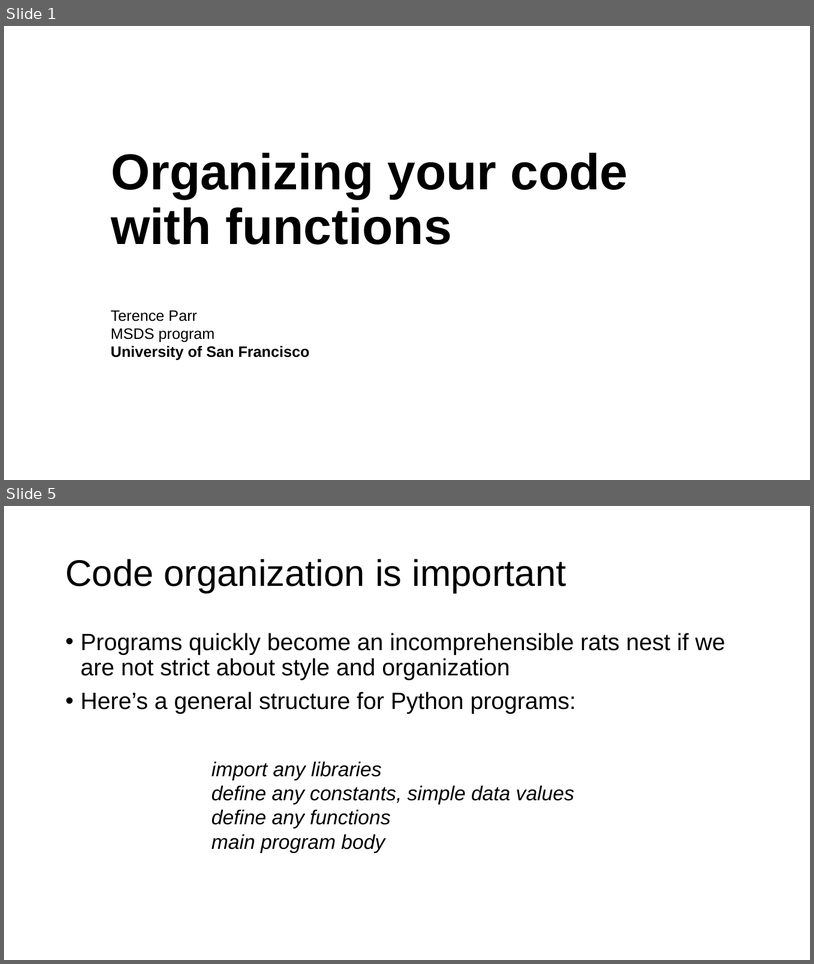
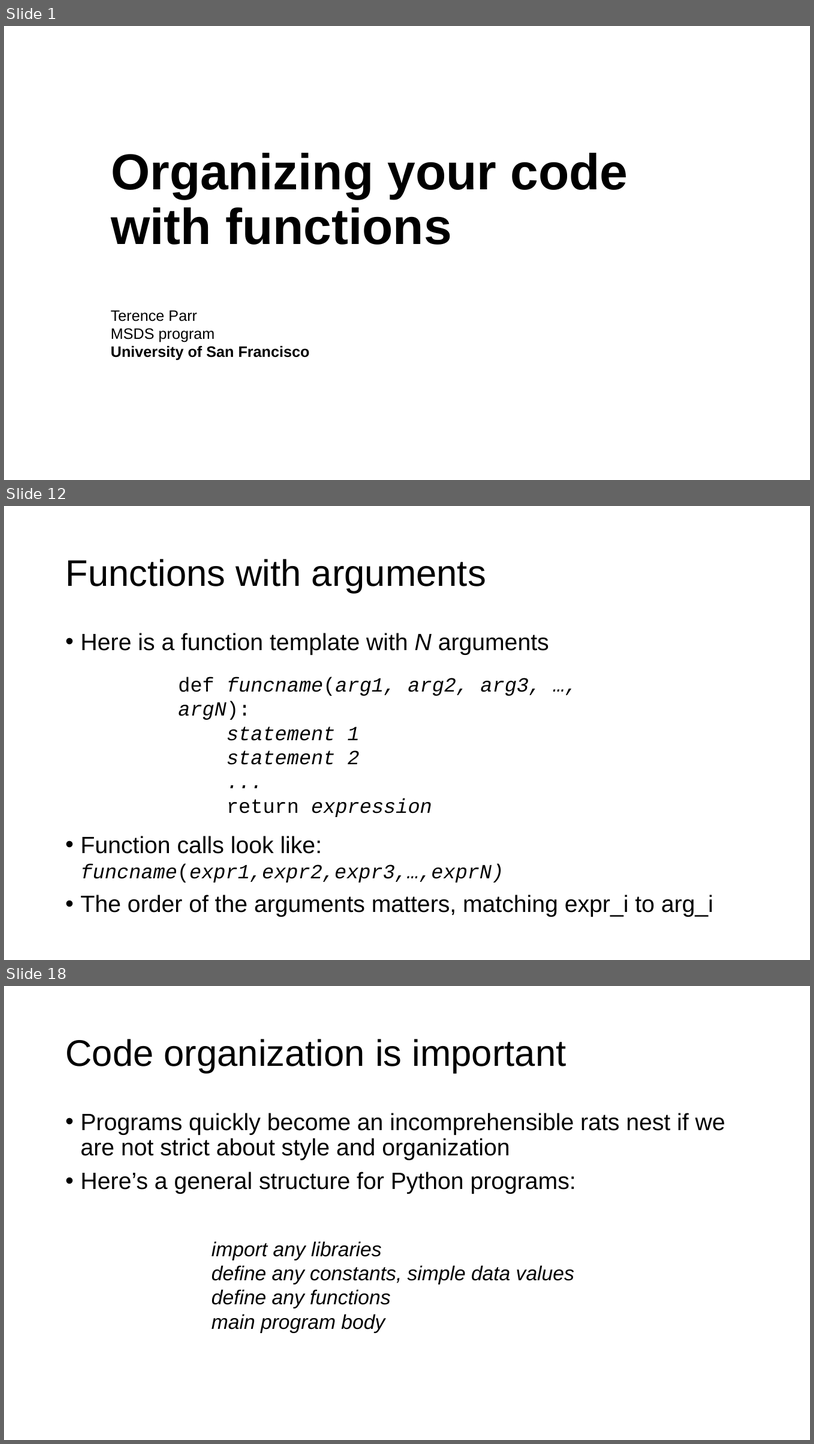
Before and after one commit to parrt/msds501, a slide deck: slides/functions.pptx. Shown one above the other, each under a label of ours: slides 1 and 5 before the commit, slides 1, 12 and 18 after it; the slides between them are not shown. The pictures are 814x964 and 814x1444 pixels, drawn with LibreOffice and Linux fonts; fonts in the diff are those of the drawing; background and template pictures are left out. Boxes give left, top, right and bottom in pixels: in the first picture for what was removed or moved away, otherwise in the second. Text is boxed around its words. In the diff, an @@ line names an element or a change of style, - is before the commit and + after.

```diff
--- a/slides/functions.pptx
+++ b/slides/functions.pptx
@@ slide 12 added at [4,506,810,960], background #FFFFFF @@
@@ title added at [65,559,486,593], 44 pt, text #000000 @@
+Functions with arguments
@@ text added at [81,633,714,916], 28 pt, text #000000 @@
+• Here is a function template with N arguments
+• Function calls look like: funcname(expr1,expr2,expr3,…,exprN)
+• The order of the arguments matters, matching expr_i to arg_i
@@ text added at [178,677,541,817], 24 pt, text #000000, italic @@
+def funcname(arg1, arg2, arg3, …, argN):
+statement 1
+statement 2
+...
+return expression
@@ what was slide 5 is now slide 18 @@
```
Also in this commit, not shown: 3 slides changed, 12 other slides added, 2 other files.
